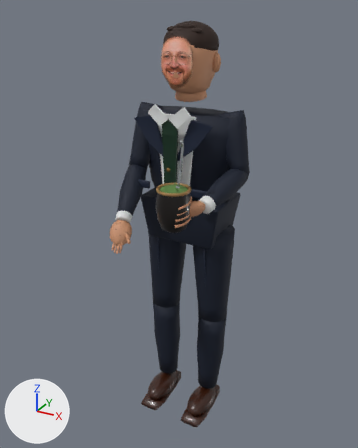
An edit to the glTF model public/models/executives/djeison-drey.glb, drawn before and after from the same camera.
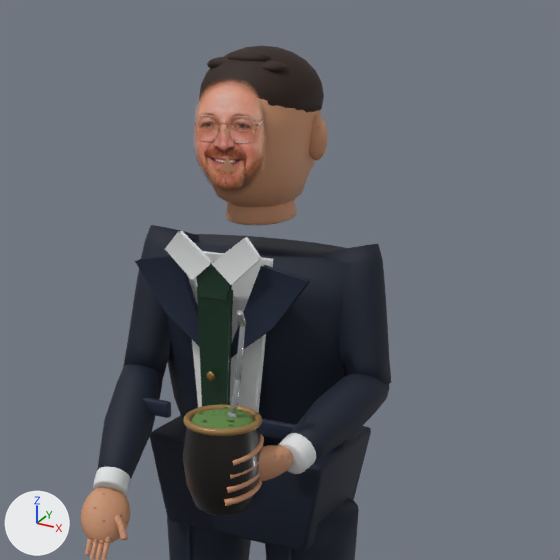
Each version is shown whole from a 50 mm camera at (0.934, -1.79, 1.848) aimed at (0.0, -0.093, 0.999), then close up on the part from 20% to 91% of the width and 0% to 56% of the height. Every picture has the same lights, and +X, +Y and +Z are marked at lower left. The last two pictures show the newer version. Vertices at exactly the same position are counted once.

The older version as bpy lines, for what is in view:
```python
ob_chimarrao_ervamate = bpy.data.objects.new('Chimarrao_ErvaMate', me_chimarrao_ervamate_mesh)
ob_chimarrao_ervamate.location = (0.0, 0.0, 0.0)
ob_djeisondrey_referenceface = bpy.data.objects.new('DjeisonDrey_ReferenceFace', me_djeisondrey_referenceface_mesh)
ob_djeisondrey_referenceface.location = (0.0, 0.0, 0.0)
ob_djeisondrey_skinnedcharacter = bpy.data.objects.new('DjeisonDrey_SkinnedCharacter', me_djeisondrey_skinnedcharacter_mesh)
ob_djeisondrey_skinnedcharacter.location = (0.0, 0.0, 0.0)
# also in view: 'Chimarrao_Cuia' at (0.107, -0.327, 1.17); 'Chimarrao_Bomba' at (0.129, -0.322, 1.331)
```
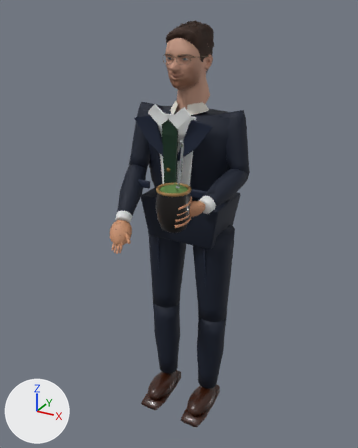
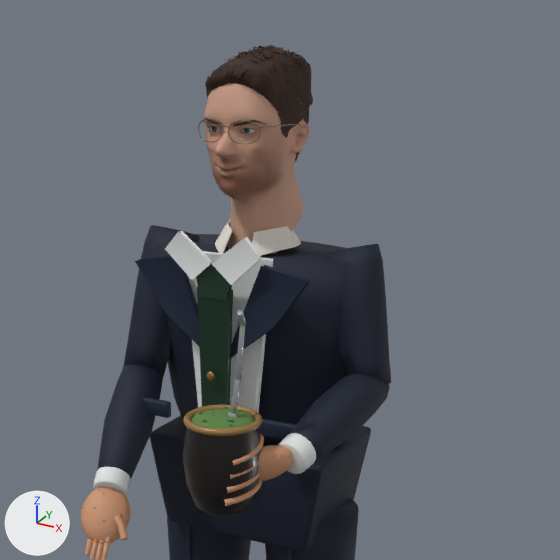
Location of each change, [x1, y1, x2, y2] in pixels of the close-ups (560 x 560 px):
'DjeisonDrey_SkinnedCharacter', reshaped
    before: [81, 46, 391, 560]
    after: [81, 225, 391, 560]
'DjeisonDrey_HeadSkin', added (brown)
    after: [204, 83, 310, 254]
'DjeisonDrey_ReferenceFace', deleted (brown)
    before: [195, 82, 264, 192]
'DjeisonDrey_HeadHair', added (brown)
    after: [205, 45, 313, 161]
'DjeisonDrey_HeadCollar', added
    after: [215, 221, 301, 256]
'DjeisonDrey_HeadFrames', added
    after: [198, 118, 301, 144]
'DjeisonDrey_HeadEyes', added
    after: [210, 127, 256, 133]
'DjeisonDrey_HeadBrows', added
    after: [204, 118, 267, 126]
'DjeisonDrey_HeadLashes', added
    after: [208, 125, 257, 133]
part 1 of me_djeisondrey_skinnedcharacter_mesh, deleted (brown)
    before: [199, 46, 328, 225]

Diff of the bpy script that builds the scene:
```diff
--- a/public/models/executives/djeison-drey.glb.py
+++ b/public/models/executives/djeison-drey.glb.py
@@ mat_djeisondrey_headskin @@
+mat_djeisondrey_headskin = bpy.data.materials.new('DjeisonDrey_HeadSkin')
+mat_djeisondrey_headskin.use_nodes = True; mat_djeisondrey_headskin.node_tree.nodes.clear()
+_N = mat_djeisondrey_headskin.node_tree.nodes; _L = mat_djeisondrey_headskin.node_tree.links
+n0 = _N.new('ShaderNodeBsdfPrincipled'); n0.name = 'Principled BSDF'
+n0.inputs[2].default_value = 0.63  # 'Roughness'
+n1 = _N.new('ShaderNodeOutputMaterial'); n1.name = 'Material Output'
+n2 = _N.new('ShaderNodeVertexColor'); n2.name = 'Color Attribute'
+_L.new(n0.outputs[0], n1.inputs[0])  # 'BSDF' to 'Surface'
+_L.new(n2.outputs[0], n0.inputs[0])  # 'Color' to 'Base Color'
@@ mat_djeisondrey_headlashes @@
+mat_djeisondrey_headlashes = bpy.data.materials.new('DjeisonDrey_HeadLashes')
+# uses the picture img_djeisondrey_headlashespigment
@@ mat_djeisondrey_headhair @@
+mat_djeisondrey_headhair = bpy.data.materials.new('DjeisonDrey_HeadHair')
+# uses the picture img_djeisondrey_headhairpigment
@@ mat_djeisondrey_headbrows @@
+mat_djeisondrey_headbrows = bpy.data.materials.new('DjeisonDrey_HeadBrows')
+# uses the picture img_djeisondrey_headbrowspigment
@@ me_djeisondrey_skinnedcharacter_mesh @@
-me_djeisondrey_skinnedcharacter_mesh.from_pydata(...)  # 7921 vertices, 15426 faces; spans x -0.24..0.28, y -0.39..0.14, z 0.01..1.8
+me_djeisondrey_skinnedcharacter_mesh.from_pydata(...)  # 6199 vertices, 12010 faces; spans x -0.24..0.28, y -0.39..0.14, z 0.01..1.51
+# me_djeisondrey_skinnedcharacter_mesh part 1: 8 loose pieces with 1722 vertices, spanning x -0.13..0.13, y -0.12..0.12, z 1.51..1.8, are deleted
 me_djeisondrey_skinnedcharacter_mesh.materials.append(mat_djeisondrey_suit)
@@ me_djeisondrey_skinnedcharacter_mesh @@
 me_djeisondrey_skinnedcharacter_mesh.materials.append(mat_djeisondrey_skin)
-me_djeisondrey_skinnedcharacter_mesh.materials.append(mat_djeisondrey_hair)  # picture img_djeisondrey_hair_texture
@@ ob_djeisondrey_referenceface @@
-ob_djeisondrey_referenceface = bpy.data.objects.new('DjeisonDrey_ReferenceFace', me_djeisondrey_referenceface_mesh)
@@ ob_djeisondrey_headskin @@
+ob_djeisondrey_headskin = bpy.data.objects.new('DjeisonDrey_HeadSkin', me_djeisondrey_headskin)  # 3172 vertices, 4532 faces; spans x -0.091..0.091, y -0.151..0.099, z -0.08..0.248
+ob_djeisondrey_headskin.location = (0.0, 0.0, 1.528)
@@ ob_djeisondrey_headlashes @@
+ob_djeisondrey_headlashes = bpy.data.objects.new('DjeisonDrey_HeadLashes', me_djeisondrey_headlashes)  # 250 vertices, 368 faces; spans x -0.0504..0.0504, y -0.1129..-0.0974, z 0.1347..0.1482
+ob_djeisondrey_headlashes.location = (0.0, 0.0, 1.528)
@@ ob_djeisondrey_headhair @@
+ob_djeisondrey_headhair = bpy.data.objects.new('DjeisonDrey_HeadHair', me_djeisondrey_headhair)  # 2101 vertices, 2095 faces; spans x -0.081..0.08, y -0.112..0.112, z 0.068..0.27
+ob_djeisondrey_headhair.location = (0.0, 0.0, 1.528)
@@ ob_djeisondrey_headframes @@
+ob_djeisondrey_headframes = bpy.data.objects.new('DjeisonDrey_HeadFrames', me_djeisondrey_headframes)  # 760 vertices, 1472 faces; spans x -0.084..0.084, y -0.128..0.028, z 0.121..0.159; in mat_djeisondrey_headframes (brown #97856c)
+ob_djeisondrey_headframes.location = (0.0, 0.0, 1.528)
@@ ob_djeisondrey_headeyes @@
+ob_djeisondrey_headeyes = bpy.data.objects.new('DjeisonDrey_HeadEyes', me_djeisondrey_headeyes)  # 505 vertices, 918 faces; spans x -0.0465..0.0465, y -0.1095..-0.0819, z 0.13..0.1587; in mat_djeisondrey_headeyes (picture img_djeisondrey_headeyesoptics)
+ob_djeisondrey_headeyes.location = (0.0, 0.0, 1.528)
@@ ob_djeisondrey_headcollar @@
+ob_djeisondrey_headcollar = bpy.data.objects.new('DjeisonDrey_HeadCollar', me_djeisondrey_headcollar)  # 148 vertices, 288 faces; spans x -0.077..0.077, y -0.088..0.075, z -0.074..-0.027; in mat_djeisondrey_headcollar (light grey #e2ded4)
+ob_djeisondrey_headcollar.location = (0.0, 0.0, 1.528)
@@ ob_djeisondrey_headbrows @@
+ob_djeisondrey_headbrows = bpy.data.objects.new('DjeisonDrey_HeadBrows', me_djeisondrey_headbrows)  # 124 vertices, 192 faces; spans x -0.0617..0.0617, y -0.1191..-0.0841, z 0.1479..0.1601
+ob_djeisondrey_headbrows.location = (0.0, 0.0, 1.528)
```
